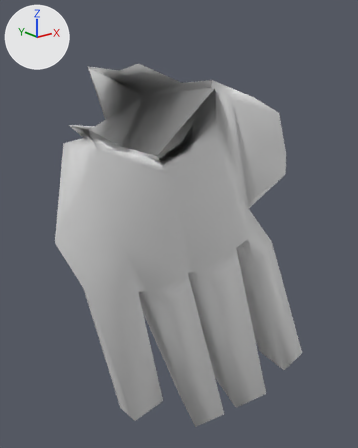
Two versions of the OBJ model src/main/resources/assets/kn8/meshes/kaiju_no9_no15/hand_right.obj, one commit apart.
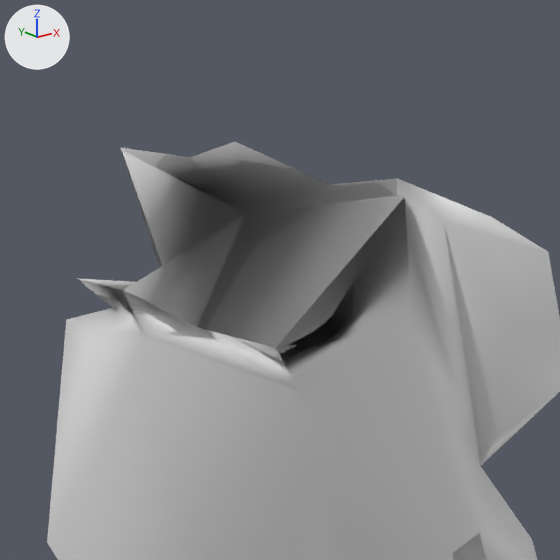
Old and new are each drawn whole from a 50 mm camera at (0.239, -0.2076, 0.7723) aimed at (0.4135, 0.0106, 0.685) and again close up on the part from 9% to 79% of the width and 0% to 56% of the height. Every picture has the same lights, and +X, +Y and +Z are marked at upper left. The older version's two pictures come first. Where no turn or scale is listed for an object, it has been applied to the vertices. Vertices at exactly the same position are counted once.

Script lines for the objects in view, before the commit:
```python
me_hand_right = bpy.data.meshes.new('hand_right')
me_hand_right.from_pydata(...)  # 93 vertices, 182 faces; spans x 0.341..0.494, y -0.035..0.043, z 0.544..0.775
# before: 16 (0.398, -0.035, 0.764) at pixel (404, 196), 17 (0.409, -0.02, 0.764) at pixel (396, 194), 92 (0.389, 0.009, 0.759) at pixel (245, 213)
ob_hand_right = bpy.data.objects.new('hand_right', me_hand_right)
ob_hand_right.location = (0.0, 0.0, 0.0)
```
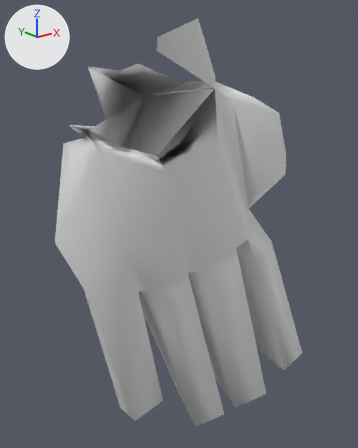
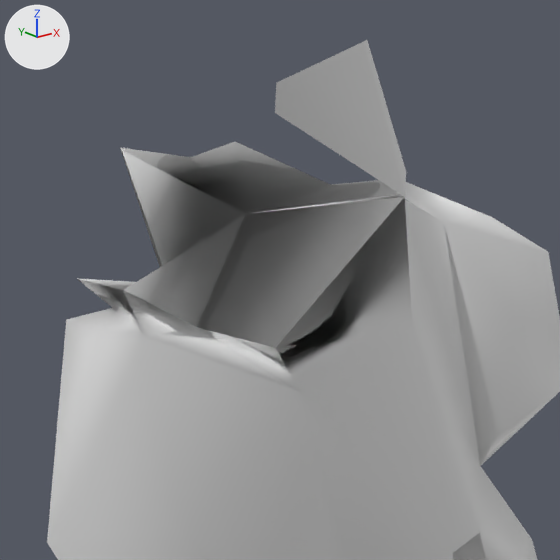
Where the change shows, as pixel boxes [x1, y1, x2, y2] in the close-ups (560 x 560 px):
'hand_right', reshaped
    before: [47, 142, 560, 560]
    after: [47, 40, 560, 560]
part 1 of me_hand_right, built on
    before: [255, 195, 403, 213]
    after: [255, 40, 406, 213]

The change, as a diff of the scene's bpy script:
```diff
--- a/src/main/resources/assets/kn8/meshes/kaiju_no9_no15/hand_right.obj.py
+++ b/src/main/resources/assets/kn8/meshes/kaiju_no9_no15/hand_right.obj.py
@@ me_hand_right @@
 # used by ob_hand_right; location = (0.0, 0.0, 0.0)
 # verts and faces of me_hand_right; kept vertices keep their numbers, new ones are numbered from 93
-me_hand_right.from_pydata(...)  # 93 vertices, 182 faces; spans x 0.341..0.494, y -0.035..0.043, z 0.544..0.775
+me_hand_right.from_pydata(...)  # 98 vertices, 186 faces; spans x 0.341..0.494, y -0.041..0.043, z 0.544..0.792
+# me_hand_right part 1
+delete_faces([(16, 92, 17)])
+verts[93] = (0.399, -0.035, 0.769)  # pixel (406, 171)
+verts[94] = (0.384, -0.038, 0.792)  # pixel (367, 39)
+verts[95] = (0.383, -0.039, 0.792)  # pixel (362, 42)
+verts[96] = (0.361, -0.041, 0.784)  # pixel (276, 82)
+verts[97] = (0.361, -0.041, 0.779)  # pixel (274, 112)
+faces += [(16, 17, 92), (16, 93, 94), (16, 94, 95), (16, 95, 96), (16, 96, 97)]
```
